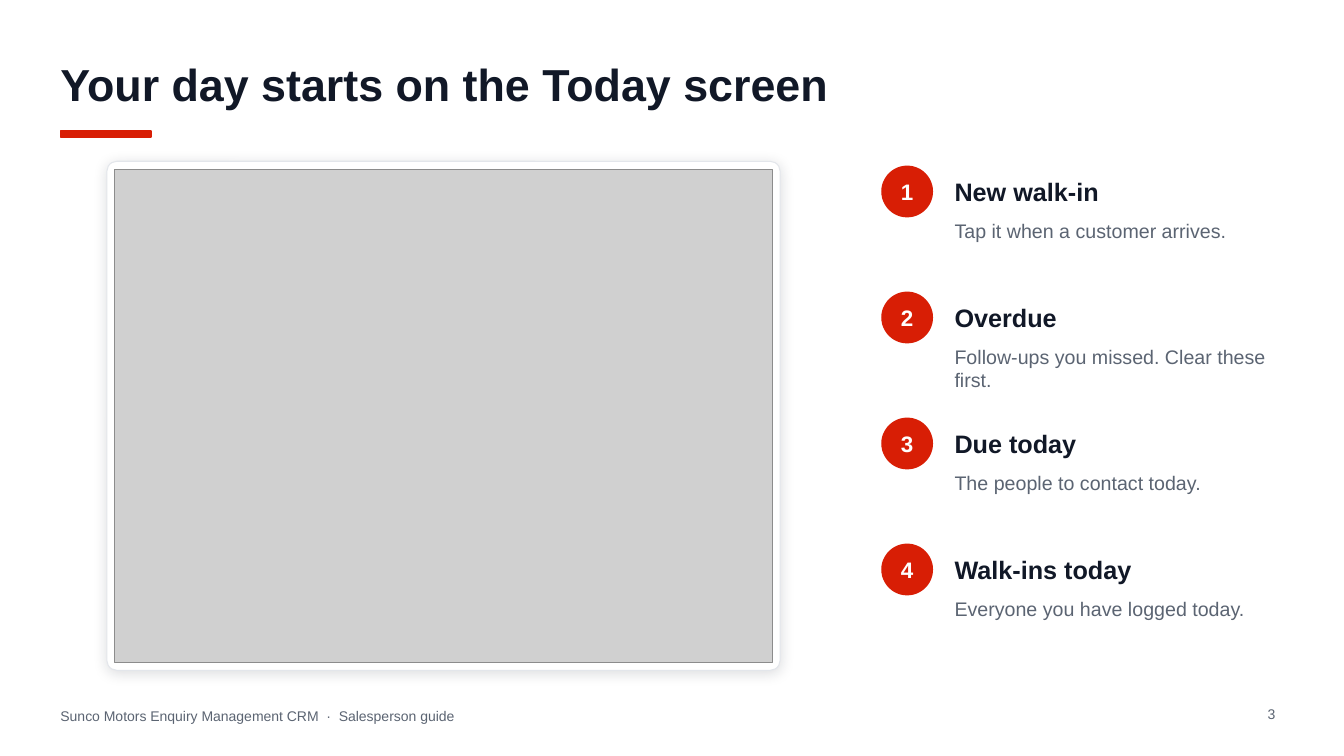
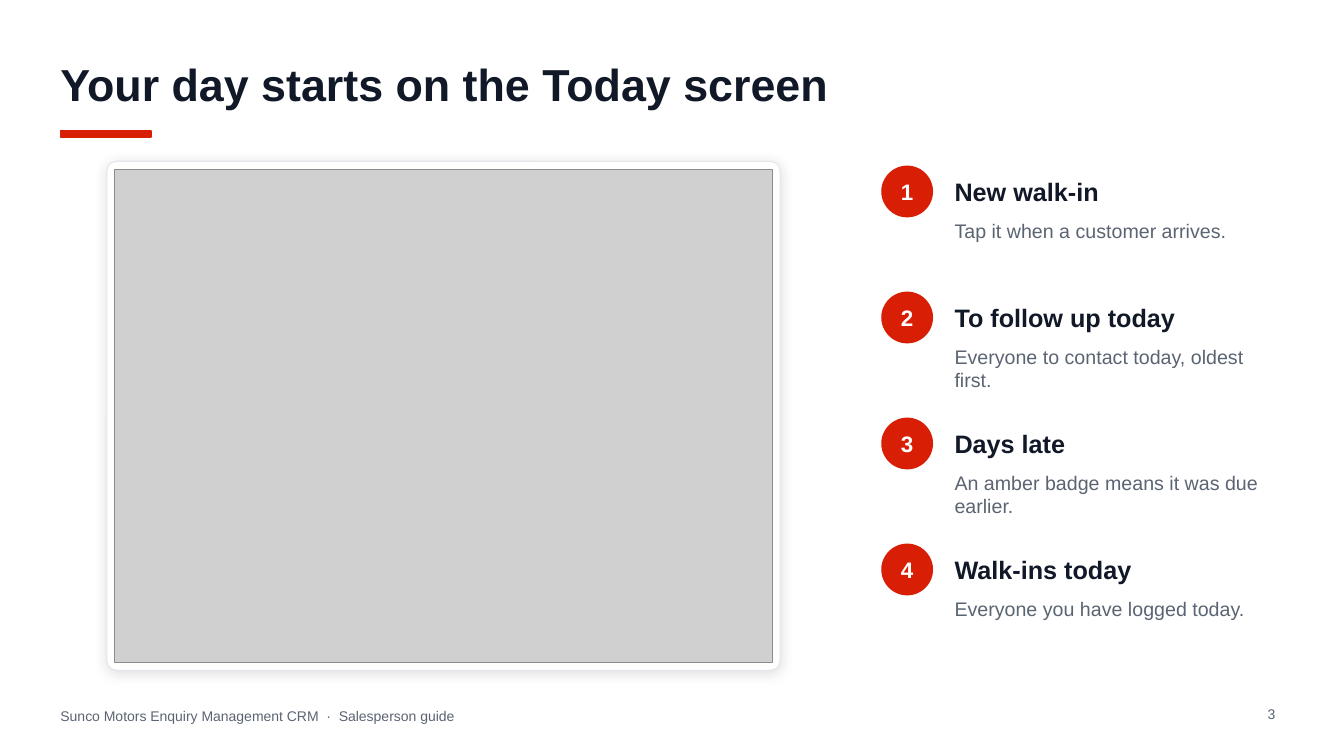
Before and after one commit to jakeeeecurran/walkin-management, a slide deck: slide 3 of docs/training/Sunco-Motors-Enquiry-CRM-Salesperson-Guide.pptx. Drawn at 1344x756 pixels with LibreOffice and Linux fonts; fonts in the diff are those of the drawing; grey boxes stand for pictures. Boxes give left, top, right and bottom in pixels: in the first picture for what was removed or moved away, otherwise in the second. Text is boxed around its words. In the diff, an @@ line names an element or a change of style, - is before the commit and + after.

```diff
--- a/docs/training/Sunco-Motors-Enquiry-CRM-Salesperson-Guide.pptx
+++ b/docs/training/Sunco-Motors-Enquiry-CRM-Salesperson-Guide.pptx
@@ text at box(955, 308, 1175, 333): text changed @@
-Overdue
+To follow up today
@@ text at box(955, 350, 1243, 387): text changed @@
-Follow-ups you missed. Clear these first.
+Everyone to contact today, oldest first.
@@ text at box(955, 434, 1065, 459): text changed @@
-Due today
+Days late
@@ text at box(955, 476, 1258, 513): text changed @@
-The people to contact today.
+An amber badge means it was due earlier.
```
Also in this commit, not shown: 3 other slides changed, 3 other files.
